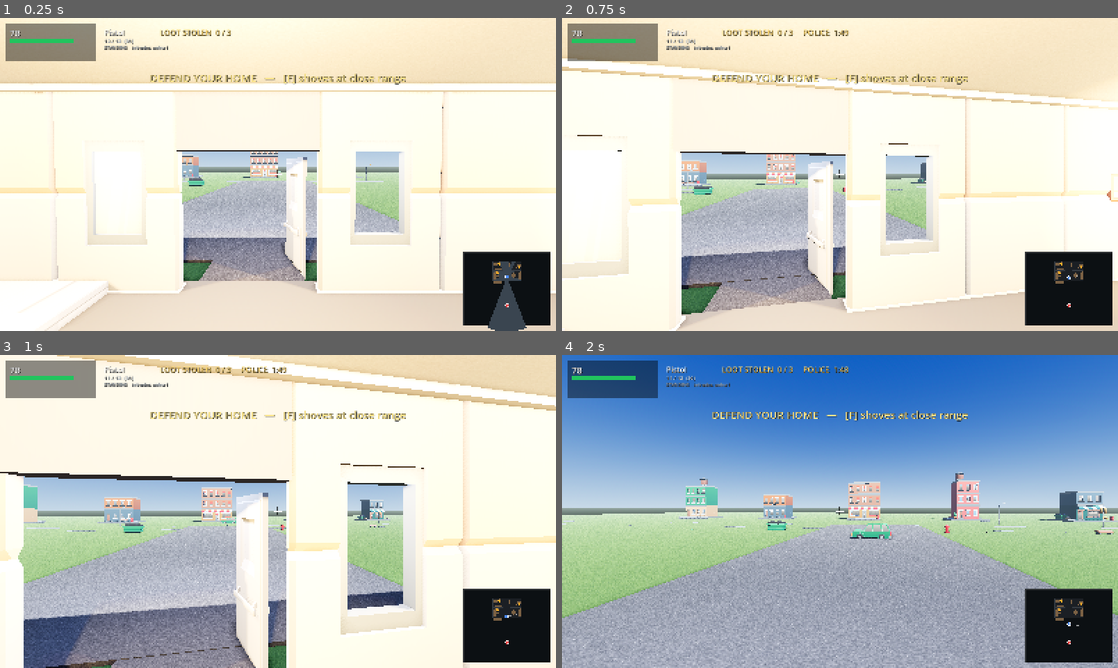
Above: before the commit, frames 1-4 (two rows, left to right).
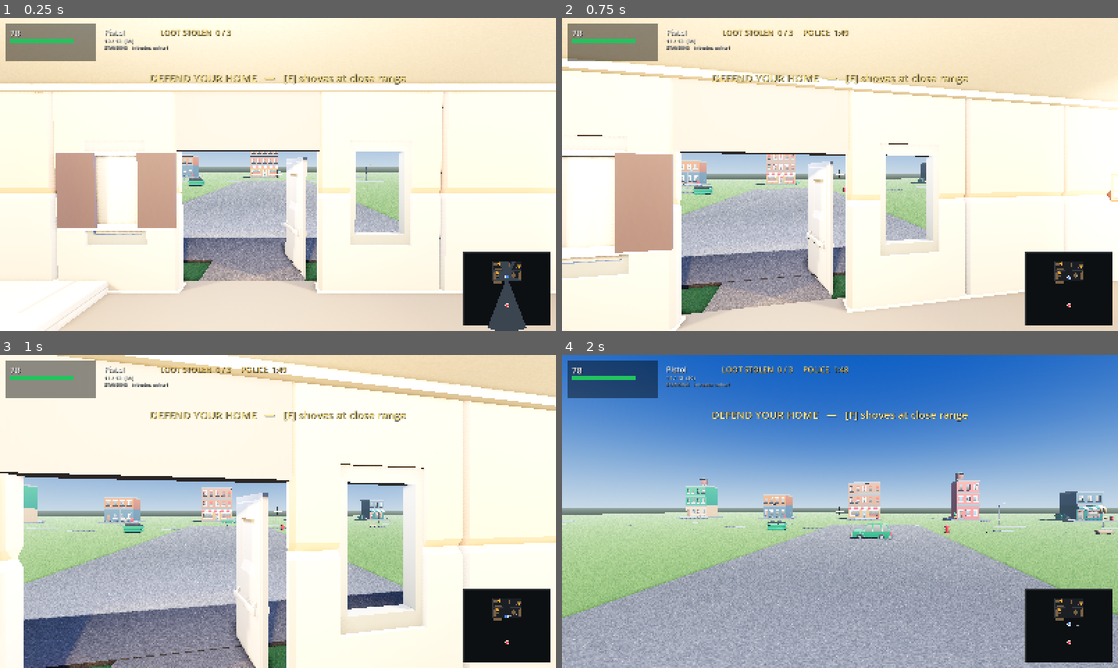
Above: after the commit, the same moments.

Repository: richardbrandel/home-invasion-godot
Game: Godot game, scene res://scenes/main.tscn
Two runs of this game, one before a commit and one after it. Both use one fixed random seed, a clock stepped at 60 frames per second and the inputs below.
Inputs (mouse positions are in pixels of both pictures, inside the frame that each line leads up to):
- Up to frame 1 (0.25 s): no input
- Up to frame 2 (0.75 s): tap Enter at 0.5, 0.6 s; move the mouse to (867, 174) at 0.52 s; hold W from 0.53 s (still down); click (867, 174) at 0.67 s
- Up to frame 3 (1 s): keep holding W
- Up to frame 4 (2 s): keep holding W; move the mouse to (812, 511) at 1.27 s; tap 1 at 1.35 s

The runs differ from the first frame. In frame 1, 3.9% of the frame differs, in the area x 9-54%, y 43-70%; in frame 2, 3.6%; in frame 3, less than 0.1%; in frame 4, nothing differs.

Commit message:
Sills, heads and curtains on the windows (item 5)
The windows were flat insets with nothing around them: no sill, no head, no fabric.
Placed inside build_wall_run because that is the only function that knows where the
bays are.

The sill and head span the FULL wall thickness plus 6 cm, so one box protrudes on
both faces at once and the builder does not have to know which side is inside -- the
same trick the skirting uses. The curtains DO need to know, and get it by aiming at
the middle of the house.

Heights are measured off a render rather than read from the model, because the
window's position inside the KayKit panel is not exposed anywhere: 1.02 m sill,
2.06 m head, which is where it sits in the upper half of the panel.

Verified by render, inside and out: sills and heads read on both faces, curtains hang
behind the glass.

Honest note: the curtain panels read heavy and dark at bay width. They want less
width and a lighter cloth, or a proper fabric texture rather than flat colour.

Heist 7/7, wallshot clean, 91 + 41 tests pass.

Diff:
--- a/scripts/house.gd
+++ b/scripts/house.gd
@@ -382,6 +382,7 @@
 	var sx := step / WALL_SRC_W
 	var sy := WALL_TARGET_H / WALL_SRC_H
 	var sz := WALL_TARGET_D / WALL_SRC_D
+	var thickness: float = run.size.y if horizontal else run.size.x
 
 	for i in bays:
 		# There is no doorway model in play here. The front door is a GAP between two
@@ -413,6 +414,64 @@
 		# branch that swapped them on a Z run would build the side walls 2 m thick.
 		var sc := Vector3(sx, sy, sz)
 		use_clean_wall_texture(place(parent, "restaurant", model, Vector3(x, 0, z), rot, false, sc))
+
+		if open_bays.has(i) and model == "wall_window_closed":
+			_window_trim(parent, Vector3(x, 0, z), horizontal, step, thickness)
+
+
+## A window sill and head, plus curtains behind the glass.
+##
+## Placed here because this is the only function that knows where the bays are. The sill and
+## head span the FULL wall thickness plus 6 cm, so one box protrudes on both faces at once and
+## this does not have to know which side of the wall is inside — the same trick the skirting
+## uses. The curtains DO need to know, and get it by pointing at the middle of the house.
+##
+## Heights are measured off a render rather than read from the model: the window sits in the
+## upper half of the panel, roughly 1.0-2.0 m up.
+const WINDOW_SILL_Y := 1.02
+const WINDOW_HEAD_Y := 2.06
+
+
+static func _window_trim(parent: Node3D, at: Vector3, horizontal: bool, bay: float,
+		thickness: float) -> void:
+	var trim := _flat(Color(0.94, 0.93, 0.91))
+	var cloth := _flat(Color(0.32, 0.30, 0.36))
+	var w := bay * 0.92
+	var deep := thickness + 0.06
+
+	for spec in [[WINDOW_SILL_Y, 0.07], [WINDOW_HEAD_Y, 0.06]]:
+		var m := MeshInstance3D.new()
+		var b := BoxMesh.new()
+		b.size = Vector3(w, float(spec[1]), deep) if horizontal \
+			else Vector3(deep, float(spec[1]), w)
+		m.mesh = b
+		m.position = Vector3(at.x, float(spec[0]), at.z)
+		m.material_override = trim
+		parent.add_child(m)
+
+	# curtains hang just inside the inner face
+	var house := Sim.HOUSE
+	var centre := Vector3(house.position.x + house.size.x * 0.5, 0.0,
+		house.position.y + house.size.y * 0.5)
+	var inward := (centre - Vector3(at.x, 0.0, at.z))
+	inward.y = 0.0
+	if inward.length_squared() < 0.0001:
+		return
+	inward = inward.normalized() * (thickness * 0.5 + 0.05)
+
+	var drop := WINDOW_HEAD_Y - WINDOW_SILL_Y
+	for side in [-1.0, 1.0]:
+		var c := MeshInstance3D.new()
+		var cb := BoxMesh.new()
+		cb.size = Vector3(bay * 0.30, drop, 0.035) if horizontal \
+			else Vector3(0.035, drop, bay * 0.30)
+		c.mesh = cb
+		var off: float = float(side) * bay * 0.32
+		var p := Vector3(at.x + (off if horizontal else 0.0), WINDOW_SILL_Y + drop * 0.5,
+			at.z + (0.0 if horizontal else off)) + inward
+		c.position = p
+		c.material_override = cloth
+		parent.add_child(c)
 
 
 static func build_walls(parent: Node3D) -> void:
